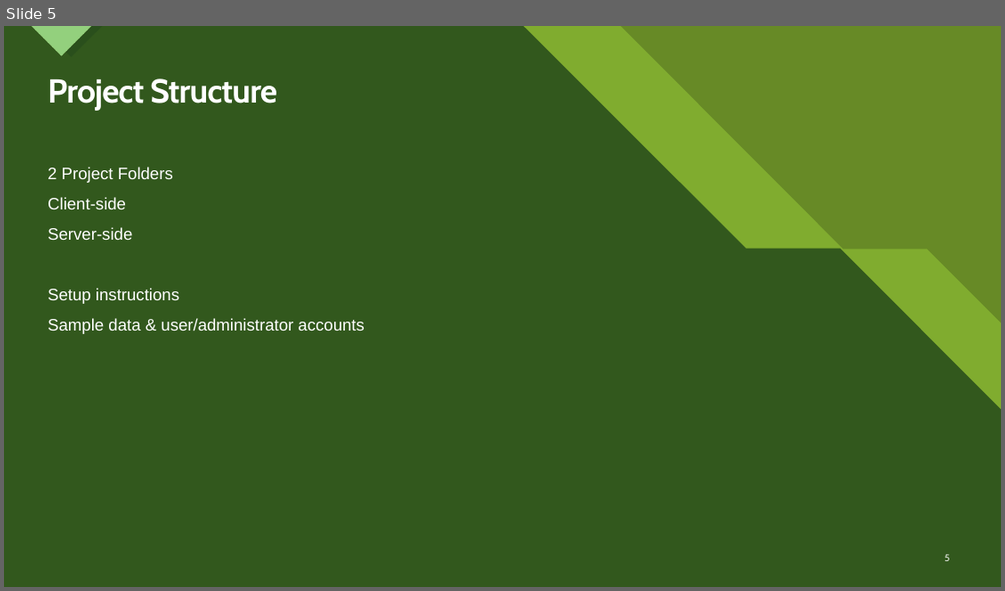
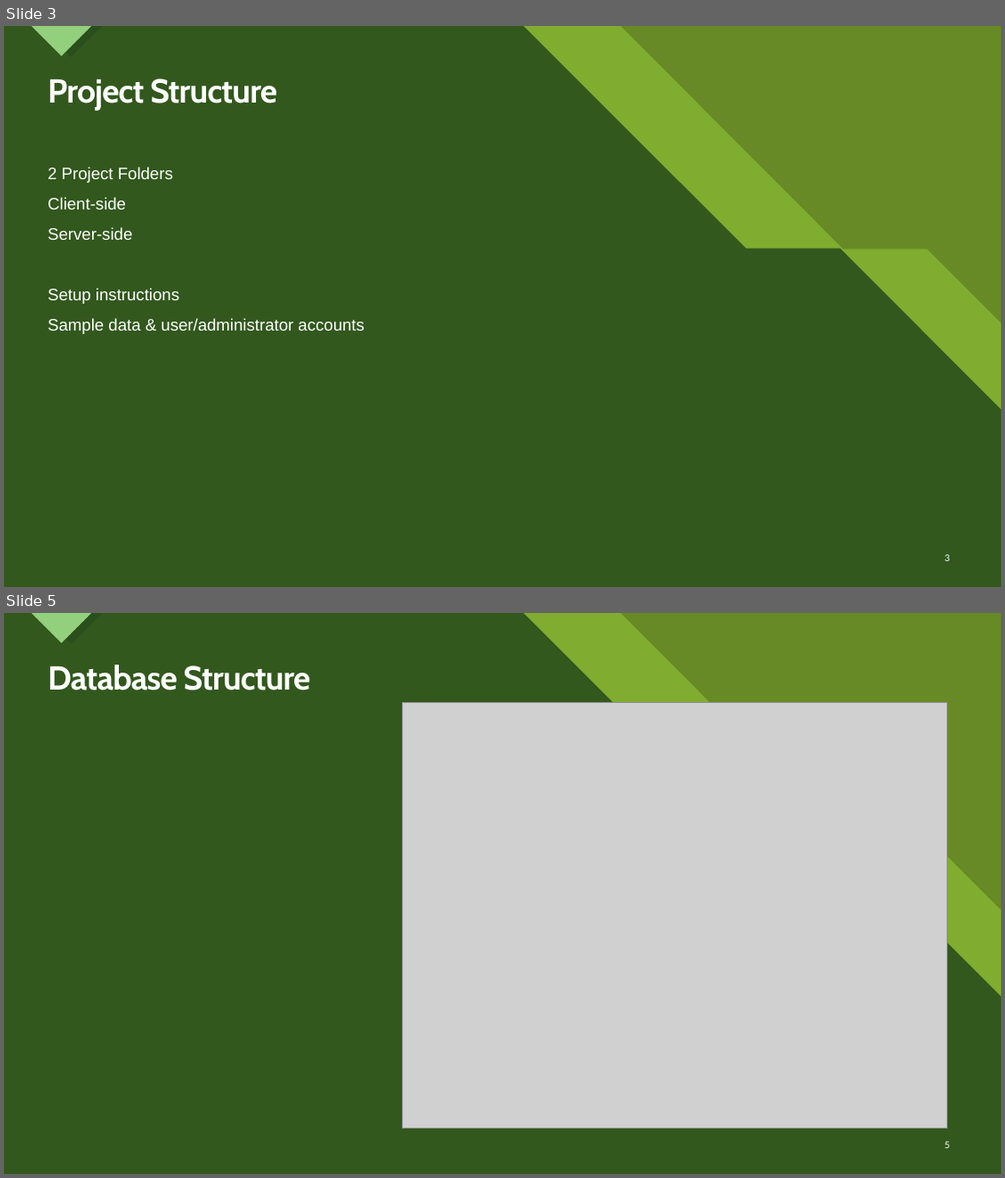
Before and after one commit to ctneeson/emotiontracker2, a slide deck: Emotion Tracker App Project.pptx. Shown one above the other, each under a label of ours: slide 5 before the commit, slides 3 and 5 after it; the slides between them are not shown. The pictures are 1005x591 and 1005x1178 pixels, drawn with LibreOffice and Linux fonts; fonts in the diff are those of the drawing; grey boxes stand for pictures. Boxes give left, top, right and bottom in pixels: in the first picture for what was removed or moved away, otherwise in the second. Text is boxed around its words. In the diff, an @@ line names an element or a change of style, - is before the commit and + after.

Commit message:
Done with app. Working on presentation

```diff
--- a/Emotion Tracker App Project.pptx
+++ b/Emotion Tracker App Project.pptx
@@ slide 5 added at (4,613,1001,1174), background #8AB833; not listed: 14 template elements that a slide beside it also shows @@
@@ title added at (48,665,311,690), 32 pt, text #FFFFFF, bold @@
+Database Structure
@@ picture added at (402,703,947,1128) @@
@@ page number added at (945,1141,950,1148), 10 pt, text #FFFFFF @@
+5
@@ what was slide 5 is now slide 3 @@
@@ page number at (945,554,950,561): text changed @@
-5
+3
```
Also in this commit, not shown: 1 other slide added, 23 other files.
